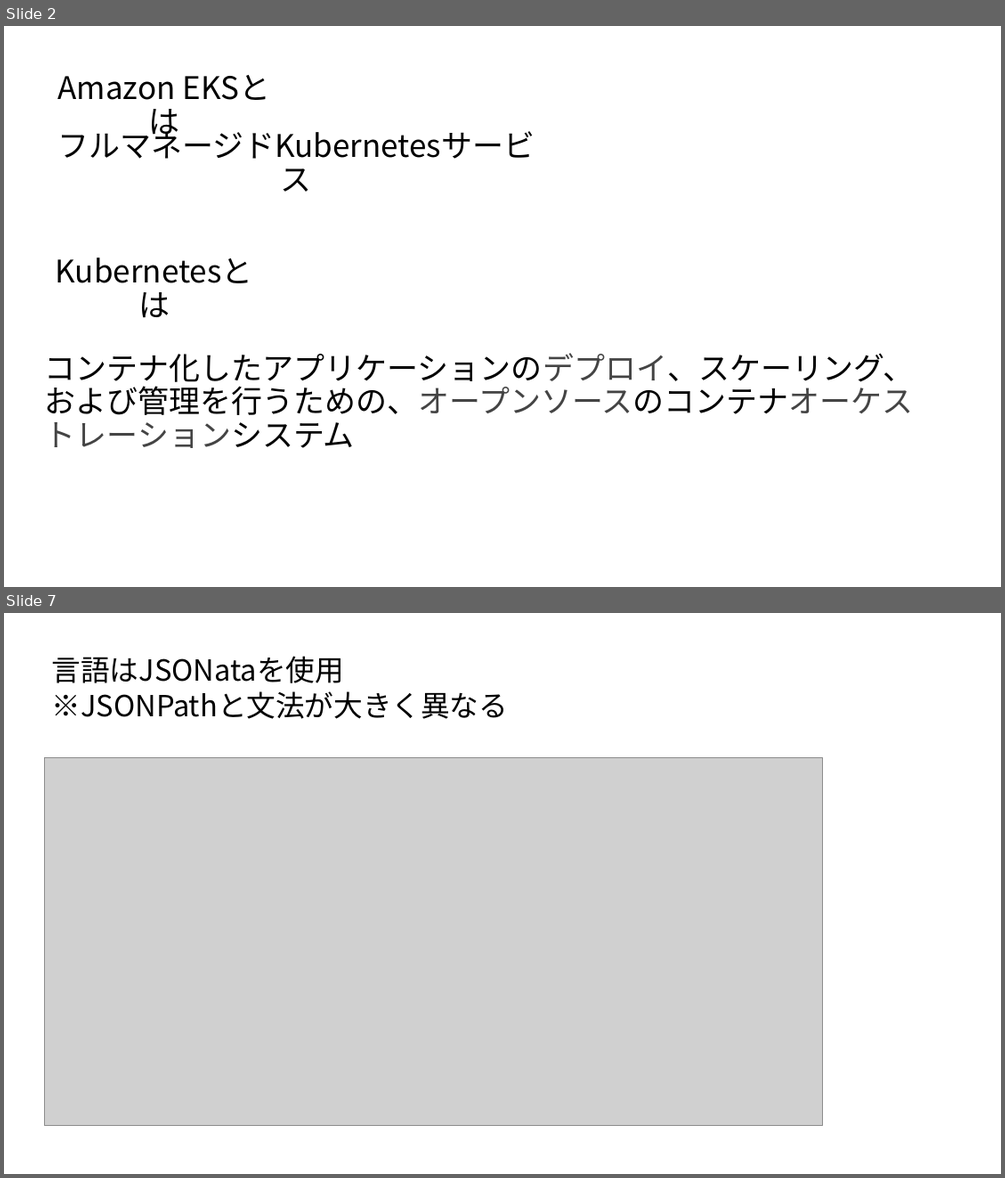
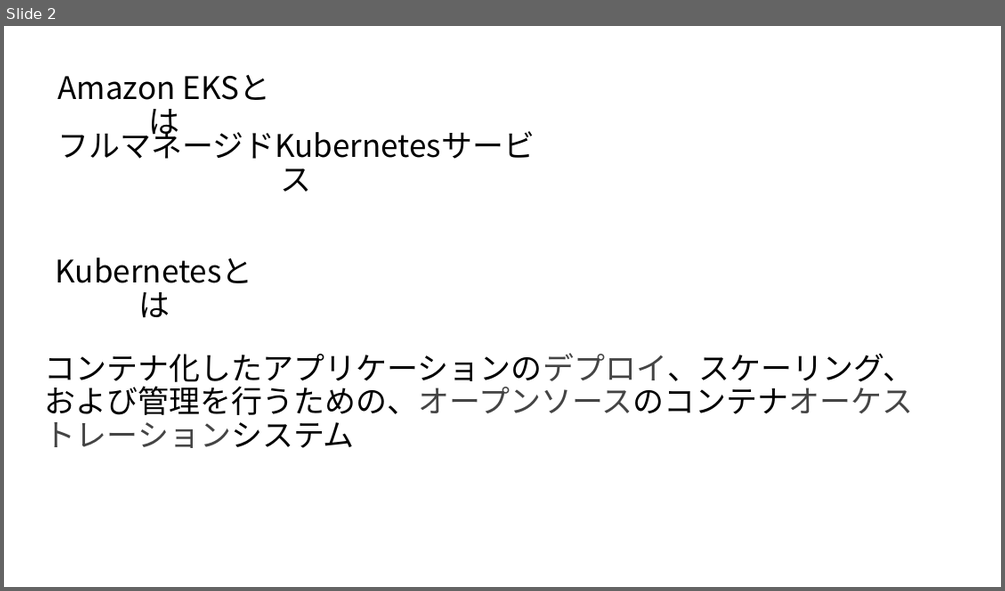
Before and after one commit to TokushigeJunya/test, a slide deck: AmazonEKS入門.pptx. Shown one above the other, each under a label of ours: slides 2 and 7 before the commit, slide 2 after it; the slides between them are not shown. The pictures are 1005x1178 and 1005x591 pixels, drawn with LibreOffice and Linux fonts; fonts in the diff are those of the drawing; grey boxes stand for pictures. Boxes give left, top, right and bottom in pixels: in the first picture for what was removed or moved away, otherwise in the second. Text is boxed around its words. In the diff, an @@ line names an element or a change of style, - is before the commit and + after.

```diff
--- a/AmazonEKS入門.pptx
+++ b/AmazonEKS入門.pptx
@@ slide 7 removed at (x1=4, y1=613, x2=1001, y2=1174), background #FFFFFF @@
@@ text removed at (x1=52, y1=656, x2=509, y2=719) @@
-言語はJSONataを使用
-※JSONPathと文法が大きく異なる
@@ picture removed at (x1=44, y1=758, x2=822, y2=1126) @@
```
Also in this commit, not shown: 1 slide changed, 14 slides added, 15 other slides removed.
